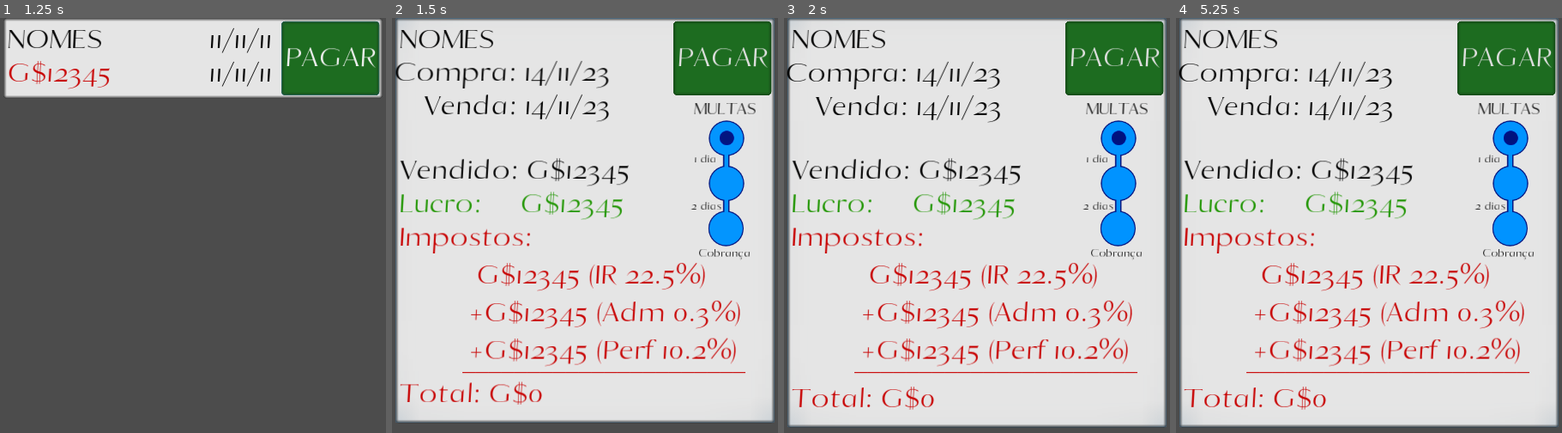
Above: before the commit, frames 1-4 (left to right).
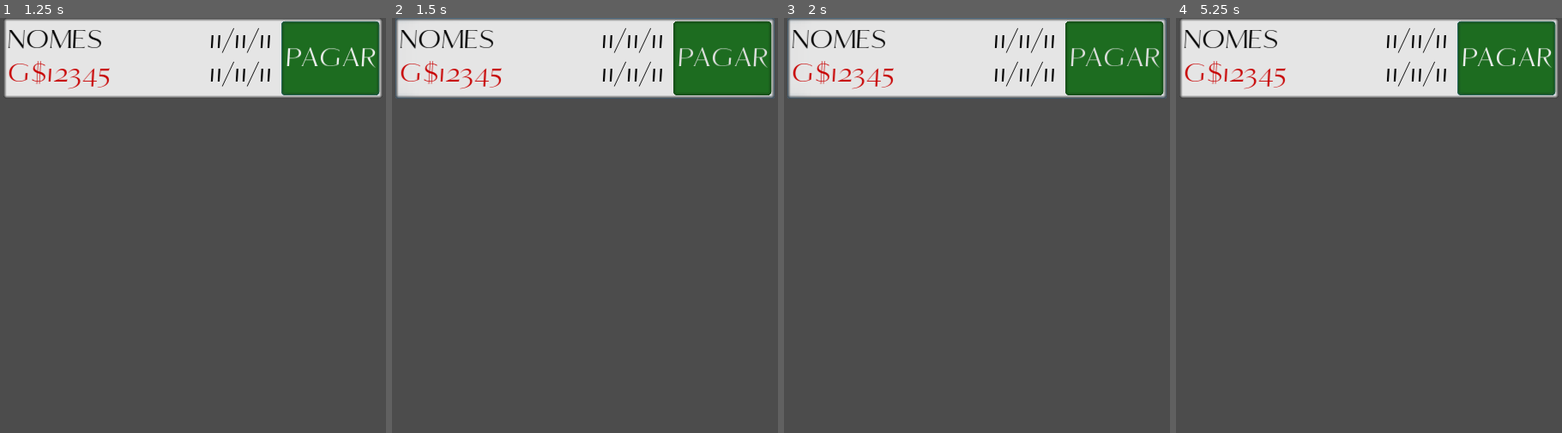
Above: after the commit, the same moments.

Repository: AndreMoukarzel/Grana-Preta
Game: Godot game, scene res://irs/debt/Debt.tscn
Two runs of this game, one before a commit and one after it. Both use one fixed random seed, a clock stepped at 60 frames per second and the inputs below. This scene is started directly instead of the project's main scene.
Inputs (mouse positions are in pixels of both pictures, inside the frame that each line leads up to):
- Up to frame 1 (1.25 s): click "PAGAR" at 0.5 s
- Up to frame 2 (1.5 s): click "NOMES" at 1.25 s
- Up to frame 3 (2 s): no input
- Up to frame 4 (5.25 s): click "NOMES" at 2 s; click "PAGAR" at 2.75 s; click "NOMES" at 3.5 s; click "PAGAR" at 4.25 s; tap Enter at 5 s; move the mouse to (1453, 329) at 5.02 s; click (1453, 329) at 5.17 s

Frame 1 is identical in both runs. In frame 2, 78% of the frame differs, in the area x 0-100%, y 2-98%; in frame 3, 79%; in frame 4, 80%, in the area x 0-100%, y 0-99%.
Error in both runs: Attempt to call function 'subtract_money' in base 'null instance' on a null instance. (res://irs/debt/Debt.gd:105)

Commit message:
Add Debt deletion after payment

Diff:
--- a/Save.gd
+++ b/Save.gd
@@ -51,6 +51,7 @@
 		Selic.create(10.0, 3.0, 6.0, 15.0)
 		Inflation.create(3.0, 1.0, -0.5, 10.0)
 
+#warning-ignore:unused_variable
 		for i in range(100):
 			Selic.iterate()
 			Inflation.iterate()
@@ -96,6 +97,7 @@
 
 	var days = get_days_to_today(last_index_iteration_date)
 	if days > 0:
+#warning-ignore:unused_variable
 		for i in range(days):
 			Selic.iterate()
 			Inflation.iterate()
@@ -121,6 +123,7 @@
 		months += 12 * (today.year - past_date.year)
 	if today.month + months > past_date.month:
 		var m = int(past_date.month)
+#warning-ignore:unused_variable
 		for i in range((today.month + months) - past_date.month):
 			if m % 2 == 0:
 				if m == 2: # February
@@ -254,8 +257,9 @@
 		if bond.id == id:
 			break
 		i += 1
-	bought_bonds.remove(i)
-	save_game()
+	if i < bought_bonds.size():
+		bought_bonds.remove(i)
+		save_game()
 
 
 func save_debt(Bond, ammount_sold : int, profit : int):
@@ -269,3 +273,14 @@
 	}
 	debts.append(debt_json)
 	save_game()
+
+func delete_debt(Debt):
+	var i = 0
+	for d in debts:
+		if d.source_name == Debt.source_name and d.buy_date == Debt.buy_date and d.sell_date == Debt.sell_date and \
+		   d.ammount_sold == Debt.ammount_sold and d.profit == Debt.profit and d.taxes == Debt.taxes:
+			break
+		i += 1
+	if i < debts.size():
+		debts.remove(i)
+		save_game()
--- a/irs/DebtDisplay.gd
+++ b/irs/DebtDisplay.gd
@@ -1,6 +1,7 @@
 extends Control
 
 const DEBT_SCN = preload("res://irs/debt/Debt.tscn")
+const ROT_TIME = 1.0
 
 var total_height = 120
 
@@ -22,3 +23,18 @@
 	$SwipeHandler.update_cam_minmax()
 
 	return Debt
+
+
+# Used when Debt has three strikes.
+# Subtracts the Debt's cost from Player, destroys Debt and then updated positions
+func rot_debt(Debt):
+	Debt.get_node('Pay').disabled = true
+	$RotTween.interpolate_property(Debt, 'modulate', null, Color(.6, 0, 0), ROT_TIME, Tween.TRANS_QUAD, Tween.EASE_IN_OUT)
+	$RotTween.interpolate_property(Debt, 'modulate', null, Color(.6, 0, 0, 0), .3, Tween.TRANS_QUAD, Tween.EASE_IN_OUT, ROT_TIME)
+	$RotTween.interpolate_property(Debt, 'rect_scale', null, Vector2(5, 5), .3, Tween.TRANS_QUAD, Tween.EASE_IN_OUT, ROT_TIME)
+	$RotTween.start()
+
+	Save.delete_debt(Debt)
+	yield($RotTween, 'tween_completed')
+	Debt.queue_free()
+	# update_display_positions()
--- a/irs/DebtDisplay.tscn
+++ b/irs/DebtDisplay.tscn
@@ -15,5 +15,7 @@
 limit_right = 576
 limit_bottom = 1400
 
+[node name="Tween" type="Tween" parent="."]
+
 
 [editable path="SwipeHandler"]
--- a/irs/debt/Debt.gd
+++ b/irs/debt/Debt.gd
@@ -103,6 +103,7 @@
 
 	if Save.money >= value:
 		HUD.subtract_money(value)
+		Save.delete_debt(self)
 		queue_free()
 
 
--- a/irs/debt/Debt.tscn
+++ b/irs/debt/Debt.tscn
@@ -91,6 +91,7 @@
 margin_bottom = 115.0
 custom_styles/hover = SubResource( 3 )
 custom_styles/pressed = SubResource( 3 )
+custom_styles/disabled = SubResource( 3 )
 custom_styles/normal = SubResource( 3 )
 custom_fonts/font = SubResource( 4 )
 text = "PAGAR"
@@ -217,7 +218,7 @@
 custom_colors/font_color = Color( 0.784314, 0, 0, 1 )
 text = "______________________"
 
-[node name="Tween" type="Tween" parent="."]
+[node name="RotTween" type="Tween" parent="."]
 
 [connection signal="pressed" from="." to="." method="_on_Debt_pressed"]
 [connection signal="pressed" from="Pay" to="." method="_on_Pay_pressed"]
